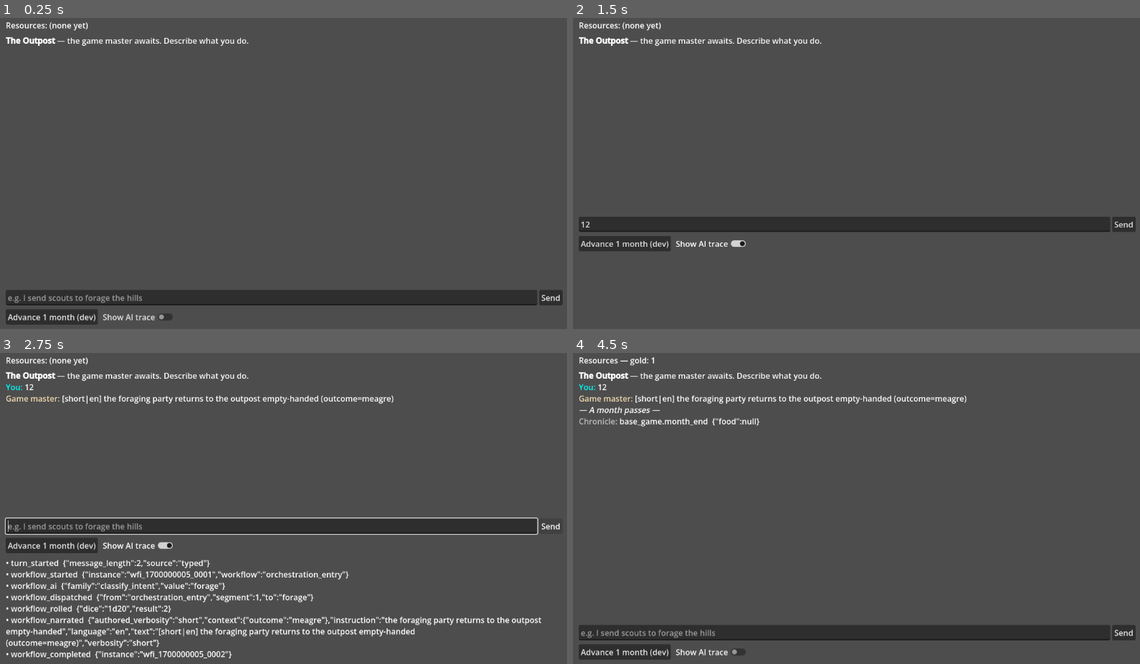
Above: before the commit, frames 1-4 (two rows, left to right).
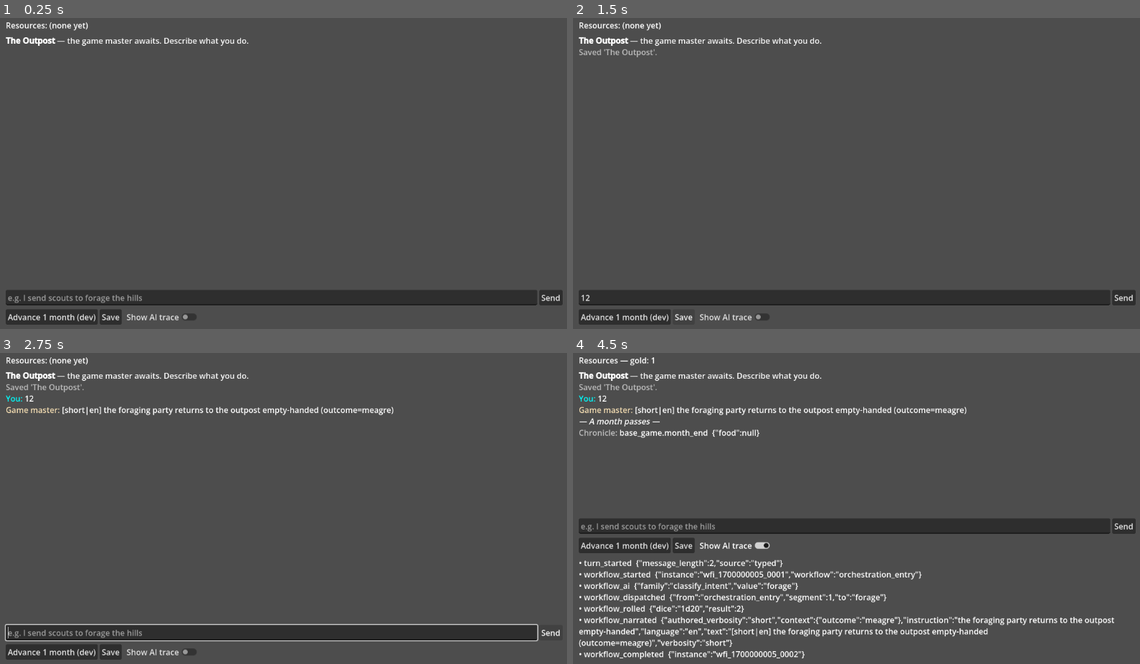
Above: after the commit, the same moments.

Repository: ThiagoVSouza/TheOutpostGodot
Game: Godot game, scene res://core/bootstrap/boot.tscn
Same seed, same stepped clock (60 frames per second), same inputs: the game is played once before the commit and once after it.
Inputs (mouse positions are in pixels of both pictures, inside the frame that each line leads up to):
- Up to frame 1 (0.25 s): no input
- Up to frame 2 (1.5 s): click (845, 297) at 0.52 s; type "12" at 0.6 s; click (686, 316) at 1.25 s, where only the run after the commit has a clickable "Save"
- Up to frame 3 (2.75 s): click "Send" at 2 s
- Up to frame 4 (4.5 s): click "Send" at 2.75 s; click "Advance 1 month (dev)" at 3.5 s; click "Show AI trace" at 4.25 s

The runs differ from the first frame. In frame 1, 0.3% of the frame differs, in the area x 17-35%, y 93-99%; in frame 2, 11%; in frame 3, 17%, in the area x 0-99%, y 9-99%; in frame 4, 17%.

Commit message:
Open the game into the world you left (M4/B4a)
GameSession owns which slot the player is in and when it gets written;
SaveManager stays the mechanism. The boot flow resumes the newest slot before
the first screen renders, so the game opens showing the player's settlement
rather than flickering into it.

The autosave policy follows from one fact: on Android the OS can kill a
backgrounded app without warning and never asks first. The save taken when we
are told we are leaving the foreground is therefore the only genuinely
guaranteed one, so the kernel handles APPLICATION_PAUSED, WM_CLOSE_REQUEST and
WM_GO_BACK_REQUEST. The turn-boundary autosave merely limits how much a hard
kill costs, and is coalesced to 20 seconds; lifecycle saves ignore the
interval entirely, because there may be no next chance.

Resume lives in the boot flow rather than GameKernel.boot(): booting stays
pure wiring so tests get a clean world, and when to resume is a product
decision belonging to whatever owns the first screen.

Two behaviours chosen so the save system cannot cost the player anything. A
new session writes nothing until the first save, so opening the game and
closing it again never leaves a stray empty settlement in the load menu. And
a newest save that lists but will not load leaves the session detached — if
it adopted the slot, the next autosave would overwrite a file the player may
still want.

Dirty tracking hangs off command_applied, the authoritative "the world
changed" signal, since the brief mandates every mutation goes through the
command bus.

Two things this cost, both worth remembering. The kernel owns the event
subscriptions rather than the session doing it itself: GameSession is
RefCounted and reaches the bus through the kernel, so a handler capturing it
forms the session -> kernel -> events -> handler -> session cycle the T1 notes
warn about. And the autosave interval compared against an initial zero, so in
a short-lived process Time.get_ticks_msec() never exceeded it and the first
autosave — the one that matters most — was silently skipped.

231 tests green. Verified in the real app across two processes: one plays a
turn, advances the clock and takes the lifecycle save; the other relaunches
into the same settlement. The real boot.tscn logs Continued 'Ironhold' and
shows the chat screen.

Co-Authored-By: Claude Opus 4.8 <noreply@anthropic.com>

Diff:
--- a/core/bootstrap/boot.gd
+++ b/core/bootstrap/boot.gd
@@ -7,6 +7,14 @@
 ## gameplay logic — it is the seam between "kernel is ready" and "show the first screen".
 
 func _ready() -> void:
+	# Resume the player's settlement before the first screen renders, so it opens showing the
+	# world they left rather than an empty one that flickers into the loaded state. This lives
+	# here, not in `GameKernel.boot()`: booting is pure wiring, and *when* to resume is a
+	# product decision belonging to the flow that owns the first screen.
+	var resumed: Dictionary = Kernel.session.continue_or_start()
+	if bool(resumed["continued"]):
+		Kernel.log.info("Boot", "Continued '%s'" % Kernel.session.slot_name)
+
 	var start_id := Kernel.screens.start_screen_id()
 	if start_id.is_empty():
 		Kernel.log.warn("Boot", "No start screen was registered by any module")
--- a/core/kernel.gd
+++ b/core/kernel.gd
@@ -27,6 +27,9 @@
 var clock: GameClock
 var scheduler: Scheduler
 var saves: SaveManager
+## Which slot the player is in and when it gets written (M4/B4a). The boot flow starts it;
+## the kernel only drives the OS lifecycle saves (see [method _notification]).
+var session: GameSession
 
 # --- workflow DSL kernel (M3a: A2 validation layer + A3 runtime) ---
 var globals: GlobalStore
@@ -114,6 +117,21 @@
 	clock = GameClock.new(events)
 	scheduler = Scheduler.new(events, self)
 	saves = SaveManager.new()
+	# Constructed, but deliberately does not load anything here: boot() must stay a pure
+	# wiring step so tests get a clean world, and *when* to resume is the boot flow's call.
+	session = GameSession.new(self)
+	# The kernel owns these subscriptions rather than the session doing it itself: the session
+	# is RefCounted and reaches the bus through the kernel, so a handler capturing it would form
+	# the leaking cycle the T1 notes warn about. This node's lifetime is explicit.
+	#
+	# `command_applied` is the authoritative "the world changed" signal — the brief mandates
+	# every state mutation goes through the command bus, so listening anywhere else would be
+	# listening to a subset. `day_passed` covers the other axis: time moving is a change even
+	# when no command ran. A completed turn is the natural autosave point — the world is
+	# consistent, the player is reading the reply, and nothing is mid-flight.
+	events.subscribe("command_applied", _on_world_changed)
+	events.subscribe("day_passed", _on_world_changed)
+	events.subscribe(AiInputRouter.EVENT_TURN_COMPLETED, _on_turn_completed_autosave)
 
 	# 8. AI orchestrator ties the above together (needs tools, command_registry, ai,
 	#    commands, workflows, scheduler, events).
@@ -135,9 +153,38 @@
 	return _booted
 
 
+func _on_world_changed(_payload: Dictionary) -> void:
+	if session != null:
+		session.mark_dirty()
+
+
+func _on_turn_completed_autosave(_payload: Dictionary) -> void:
+	if session != null:
+		session.autosave()
+
+
 func _exit_tree() -> void:
 	if is_instance_valid(llama_server_manager):
 		llama_server_manager.shutdown()
+
+
+## The last moments we are guaranteed to run code (M4/B4a). On Android the OS can kill a
+## backgrounded app without warning and never asks first, so the save taken when we are *told*
+## we are leaving the foreground is the only one that is genuinely guaranteed — the per-turn
+## autosave merely limits how much a hard kill can cost.
+##
+## `APPLICATION_PAUSED` is the Android/iOS background signal; `WM_CLOSE_REQUEST` is the desktop
+## window close; `WM_GO_BACK_REQUEST` is the Android back button, which can end the app.
+func _notification(what: int) -> void:
+	if session == null:
+		return
+	match what:
+		NOTIFICATION_APPLICATION_PAUSED:
+			session.save_on_lifecycle_event("app_paused")
+		NOTIFICATION_WM_CLOSE_REQUEST:
+			session.save_on_lifecycle_event("app_closing")
+		NOTIFICATION_WM_GO_BACK_REQUEST:
+			session.save_on_lifecycle_event("app_back")
 
 
 func _create_ai_backend() -> AiBackend:
--- /dev/null
+++ b/core/save/game_session.gd
@@ -0,0 +1,152 @@
+class_name GameSession
+extends RefCounted
+
+## Which slot the player is currently in, and when it gets written (M4/B4a).
+##
+## [SaveManager] knows *how* to read and write a slot; this knows *which one* and *when* — the
+## policy half, deliberately separate so the mechanism stays testable without a running session.
+##
+## The autosave policy is built around one fact: **on Android the OS can kill a backgrounded
+## app without warning, and it never asks first.** So the only write that is genuinely
+## guaranteed is the one made when the app is *told* it is going to the background. Everything
+## else — the per-turn autosave — is an optimization that limits how much a hard kill can cost.
+##
+## Turn-boundary autosaves are coalesced by [constant AUTOSAVE_INTERVAL] so a fast player does
+## not write a file every second; a lifecycle save always writes immediately and ignores it.
+
+## Minimum seconds between turn-boundary autosaves. Lifecycle saves bypass this entirely.
+const AUTOSAVE_INTERVAL: float = 20.0
+
+const DEFAULT_SLOT_NAME := "The Outpost"
+
+## Emitted after a load, a new game, or any successful save, so UI can reflect the slot.
+signal session_changed(slot_id: String, slot_name: String)
+
+var slot_id: String = ""
+var slot_name: String = DEFAULT_SLOT_NAME
+
+## When false, only explicit [method save] calls write. Defaults to off under the test runner
+## so an automated run never writes into the player's real save directory — the same guard the
+## trace writer uses (A1). A *default*, not a hard gate: tests of this machinery point at a
+## scratch directory and set it back on.
+var autosave_enabled: bool = OS.get_environment("OUTPOST_TEST_RUN") != "1"
+
+var _kernel: GameKernel
+## -1 means "not saved yet this session". A plain 0 would compare against a process that has
+## only been alive a few seconds and wrongly conclude the interval had not elapsed — so the
+## very first autosave of a short session would be skipped, which is the one that matters most.
+var _last_autosave_msec: int = -1
+var _dirty: bool = false
+
+
+## Note on wiring: this does **not** subscribe itself to the event bus. A [RefCounted] that
+## reaches the bus through the kernel and then hands the bus a handler capturing itself is the
+## `session → kernel → events → handler → session` cycle the T1 notes warn about, and it leaks.
+## [GameKernel] — a Node, with an explicit lifetime — owns the subscriptions and calls in here.
+func _init(kernel: GameKernel) -> void:
+	_kernel = kernel
+
+
+## True once this session is attached to a slot on disk.
+func has_slot() -> bool:
+	return not slot_id.is_empty()
+
+
+# --- starting a session ------------------------------------------------------------------
+
+## Resume the most recently saved slot, or start a fresh session if there is none.
+## Returns `{ok, continued, slot_id, error}` — `continued` distinguishes "loaded a save" from
+## "there was nothing to load", which is not an error and callers usually render differently.
+func continue_or_start() -> Dictionary:
+	var available: Array = _kernel.saves.slots()
+	if available.is_empty():
+		start_new()
+		return {"ok": true, "continued": false, "slot_id": slot_id, "error": ""}
+
+	var newest: Dictionary = available[0]  # slots() is newest first
+	var loaded := load_slot(String(newest["id"]))
+	if not bool(loaded["ok"]):
+		# A corrupt or unreadable newest save must not wedge the player out of their game.
+		# Starting fresh here would *overwrite* it on the next autosave, so the session stays
+		# detached from any slot: the game is playable and the bad file is left alone for the
+		# player (or a support conversation) to deal with.
+		_kernel.log.warn("GameSession", "Could not continue slot '%s' (%s); starting detached"
+			% [newest["id"], loaded["error"]])
+		slot_id = ""
+		slot_name = String(newest.get("name", DEFAULT_SLOT_NAME))
+		return {"ok": false, "continued": false, "slot_id": "", "error": String(loaded["error"])}
+	return {"ok": true, "continued": true, "slot_id": slot_id, "error": ""}
+
+
+## Begin a new session. Does not write anything: a slot is created on the first save, so
+## opening the game and closing it again never leaves a stray empty settlement behind.
+func start_new(name: String = DEFAULT_SLOT_NAME) -> void:
+	slot_id = ""
+	slot_name = name
+	_dirty = false
+	session_changed.emit(slot_id, slot_name)
+
+
+func load_slot(id: String) -> Dictionary:
+	var loaded: Dictionary = _kernel.saves.load_slot(_kernel, id)
+	if not bool(loaded["ok"]):
+		return loaded
+	slot_id = id
+	var meta: Dictionary = (loaded["data"] as Dictionary).get("slot", {}) as Dictionary
+	slot_name = String(meta.get("name", DEFAULT_SLOT_NAME))
+	_dirty = false
+	_last_autosave_msec = Time.get_ticks_msec()
+	session_changed.emit(slot_id, slot_name)
+	return loaded
+
+
+# --- writing -----------------------------------------------------------------------------
+
+## Write the session now, creating its slot on first save. [param reason] is recorded in the
+## log so a trace of when saves happened is readable after the fact.
+func save(reason: String = "manual") -> Dictionary:
+	var result: Dictionary
+	if has_slot():
+		result = _kernel.saves.save_slot(_kernel, slot_id, slot_name)
+	else:
+		result = _kernel.saves.save_new(_kernel, slot_name)
+	if not bool(result["ok"]):
+		_kernel.log.error("GameSession", "Save failed (%s): %s" % [reason, result["error"]])
+		return result
+	slot_id = String(result["slot_id"])
+	_dirty = false
+	_last_autosave_msec = Time.get_ticks_msec()
+	_kernel.log.info("GameSession", "Saved '%s' (%s)" % [slot_name, reason])
+	session_changed.emit(slot_id, slot_name)
+	return result
+
+
+## Mark that something happened worth persisting. Cheap and safe to call often — the decision
+## about whether to actually write belongs to [method autosave].
+func mark_dirty() -> void:
+	_dirty = true
+
+
+## A turn-boundary autosave: writes only if something changed and the interval has elapsed.
+## Returns true if it wrote.
+func autosave() -> bool:
+	if not _autosave_allowed() or not _dirty:
+		return false
+	if _last_autosave_msec >= 0 \
+			and Time.get_ticks_msec() - _last_autosave_msec < int(AUTOSAVE_INTERVAL * 1000.0):
+		return false
+	return bool(save("autosave")["ok"])
+
+
+## The save that actually matters. Called when the OS tells us the app is leaving the
+## foreground, or is closing — the last moment we are guaranteed to run code. Ignores the
+## interval and writes whenever there is anything to write, because there may be no next
+## chance: Android kills backgrounded apps without asking.
+func save_on_lifecycle_event(reason: String) -> bool:
+	if not _autosave_allowed() or not _dirty:
+		return false
+	return bool(save(reason)["ok"])
+
+
+func _autosave_allowed() -> bool:
+	return autosave_enabled
--- a/modules/base_game/screens/chat_screen.gd
+++ b/modules/base_game/screens/chat_screen.gd
@@ -29,7 +29,12 @@
 	Kernel.events.subscribe("workflow_emit", _on_workflow_emit)
 	# T5: reflect AI outage/recovery state as system messages + the Retry control.
 	Kernel.events.subscribe(AiAvailability.EVENT_NAME, _on_ai_availability_changed)
-	_append("[b]The Outpost[/b] — the game master awaits. Describe what you do.")
+	# Boot has already resumed the session by now, so say which settlement this is — opening
+	# into a loaded world with no acknowledgement reads as if nothing was saved.
+	if Kernel.session.has_slot():
+		_append("[b]%s[/b] — day %d. Welcome back." % [Kernel.session.slot_name, Kernel.clock.total_days])
+	else:
+		_append("[b]The Outpost[/b] — the game master awaits. Describe what you do.")
 	_refresh_resources()
 
 
@@ -78,6 +83,10 @@
 	advance.text = "Advance 1 month (dev)"
 	advance.pressed.connect(_on_advance_month)
 	dev_row.add_child(advance)
+	var save_button := Button.new()
+	save_button.text = "Save"
+	save_button.pressed.connect(_on_save)
+	dev_row.add_child(save_button)
 	var trace_toggle := CheckButton.new()
 	trace_toggle.text = "Show AI trace"
 	trace_toggle.toggled.connect(func(on: bool) -> void: _trace_label.visible = on)
@@ -131,6 +140,14 @@
 		_input.grab_focus()
 
 
+func _on_save() -> void:
+	var result: Dictionary = Kernel.session.save("manual")
+	if bool(result["ok"]):
+		_append("[color=gray]Saved '%s'.[/color]" % Kernel.session.slot_name)
+	else:
+		_append("[color=orange]System:[/color] Could not save (%s)." % result["error"])
+
+
 func _on_advance_month() -> void:
 	_append("[i]— A month passes —[/i]")
 	Kernel.clock.advance(GameClock.DAYS_PER_MONTH)
--- /dev/null
+++ b/tests/integration/test_game_session.gd
@@ -0,0 +1,212 @@
+extends GutTest
+
+## Which slot the player is in and when it gets written (M4/B4a). `SaveManager` is the
+## mechanism; this is the policy — resume-or-start, dirty tracking, the coalesced turn-boundary
+## autosave, and the lifecycle save that is the only one Android actually guarantees us.
+
+const SCRATCH_DIR := "user://test_session"
+
+
+func after_each() -> void:
+	if not DirAccess.dir_exists_absolute(SCRATCH_DIR):
+		return
+	var dir := DirAccess.open(SCRATCH_DIR)
+	if dir == null:
+		return
+	for file in dir.get_files():
+		DirAccess.remove_absolute("%s/%s" % [SCRATCH_DIR, file])
+	DirAccess.remove_absolute(SCRATCH_DIR)
+
+
+func _kernel() -> GameKernel:
+	var kernel := GameKernel.new()
+	add_child_autofree(kernel)
+	kernel.saves = SaveManager.new(SCRATCH_DIR)
+	# The suite runs with OUTPOST_TEST_RUN=1, which switches automatic writes off so a test run
+	# never touches the player's real saves. These tests are *about* that machinery, so they opt
+	# back in against a scratch directory.
+	kernel.session.autosave_enabled = true
+	return kernel
+
+
+func _food(kernel: GameKernel) -> int:
+	return int((kernel.state.get_value("resources", {}) as Dictionary).get("food", 0))
+
+
+func _grant(kernel: GameKernel, amount: int) -> void:
+	kernel.commands.execute(GrantResourceCommand.new("food", amount))
+
+
+# --- starting a session ------------------------------------------------------------------
+
+func test_a_first_run_starts_fresh_without_writing_anything() -> void:
+	var kernel := _kernel()
+
+	var started: Dictionary = kernel.session.continue_or_start()
+
+	assert_true(bool(started["ok"]))
+	assert_false(bool(started["continued"]), "there was nothing to continue")
+	assert_false(kernel.session.has_slot(), "a slot is created on the first save, not on boot")
+	assert_eq(kernel.saves.slots().size(), 0,
+		"opening the game and closing it leaves no stray empty settlement")
+
+
+func test_a_second_run_continues_the_newest_slot() -> void:
+	var first := _kernel()
+	first.session.start_new("Ironhold")
+	_grant(first, 6)
+	first.clock.advance(4)
+	first.session.save("test")
+
+	var second := _kernel()
+	var resumed: Dictionary = second.session.continue_or_start()
+
+	assert_true(bool(resumed["continued"]), "the settlement is resumed")
+	assert_eq(second.session.slot_name, "Ironhold", "including its name")
+	assert_eq(_food(second), 6)
+	assert_eq(second.clock.total_days, 4)
+
+
+func test_an_unlistable_save_is_skipped_and_the_player_still_gets_a_game() -> void:
+	var kernel := _kernel()
+	_write_raw("slot_broken", {"version": SaveManager.SAVE_VERSION + 9, "slot": {"name": "Doomed"}})
+
+	var resumed: Dictionary = kernel.session.continue_or_start()
+
+	# A save this build cannot even read never reaches the load menu, so continuing simply finds
+	# nothing to continue. That is not an error — and because the session stays unattached, the
+	# next save creates a *new* slot instead of overwriting the file nobody could read.
+	assert_true(bool(resumed["ok"]))
+	assert_false(bool(resumed["continued"]))
+	assert_false(kernel.session.has_slot())
+	kernel.session.save("manual")
+	assert_true(FileAccess.file_exists("%s/slot_broken.json" % SCRATCH_DIR), "the bad file is untouched")
+
+
+func test_a_save_that_lists_but_cannot_load_leaves_the_session_detached() -> void:
+	var kernel := _kernel()
+	# Readable envelope, so it lists — but base_game's data was written by a newer build, which
+	# B3 refuses. This is the realistic version of "the newest save will not load".
+	_write_raw("slot_future", {
+		"version": SaveManager.SAVE_VERSION,
+		"slot": {"id": "slot_future", "name": "Doomed", "saved_at": 9, "total_days": 2},
+		"modules": {"base_game": {"version": "99.0.0", "data": {}}},
+	})
+
+	var resumed: Dictionary = kernel.session.continue_or_start()
+
+	assert_false(bool(resumed["ok"]))
+	assert_eq(String(resumed["error"]), "module_from_newer_version")
+	# Attaching to the slot would overwrite it on the next autosave. Staying detached keeps the
+	# game playable and leaves the file for the player to deal with.
+	assert_false(kernel.session.has_slot(), "the session does not adopt a slot it could not read")
+	kernel.session.mark_dirty()
+	kernel.session.save_on_lifecycle_event("app_paused")
+	var still_doomed: Dictionary = JSON.parse_string(
+		FileAccess.get_file_as_string("%s/slot_future.json" % SCRATCH_DIR)) as Dictionary
+	assert_eq(String((still_doomed["slot"] as Dictionary)["name"]), "Doomed", "nothing overwrote it")
+
+
+func _write_raw(slot_id: String, data: Dictionary) -> void:
+	DirAccess.make_dir_recursive_absolute(SCRATCH_DIR)
+	var f := FileAccess.open("%s/%s.json" % [SCRATCH_DIR, slot_id], FileAccess.WRITE)
+	f.store_string(JSON.stringify(data))
+	f.close()
+
+
+# --- writing ------------------------------------------------------------------------------
+
+func test_the_first_save_creates_the_slot_and_later_saves_reuse_it() -> void:
+	var kernel := _kernel()
+	kernel.session.start_new("Ironhold")
+
+	_grant(kernel, 1)
+	kernel.session.save("test")
+	var created := kernel.session.slot_id
+	_grant(kernel, 1)
+	kernel.session.save("test")
+
+	assert_false(created.is_empty())
+	assert_eq(kernel.session.slot_id, created, "the session stays in its slot")
+	assert_eq(kernel.saves.slots().size(), 1, "saving twice does not make two settlements")
+
+
+func test_applying_a_command_marks_the_session_dirty() -> void:
+	var kernel := _kernel()
+	kernel.session.start_new("Ironhold")
+
+	# Nothing has happened yet, so a lifecycle save has nothing to write.
+	assert_false(kernel.session.save_on_lifecycle_event("app_paused"), "clean session writes nothing")
+
+	# `command_applied` is the authoritative "the world changed" signal — every state mutation
+	# goes through the command bus by design.
+	_grant(kernel, 3)
+	assert_true(kernel.session.save_on_lifecycle_event("app_paused"), "a changed world is written")
+
+
+func test_time_passing_also_marks_the_session_dirty() -> void:
+	var kernel := _kernel()
+	kernel.session.start_new("Ironhold")
+
+	kernel.clock.advance(1)
+
+	assert_true(kernel.session.save_on_lifecycle_event("app_paused"),
+		"time moving is a change even when no command ran")
+
+
+func test_a_lifecycle_save_ignores_the_autosave_interval() -> void:
+	var kernel := _kernel()
+	kernel.session.start_new("Ironhold")
+	_grant(kernel, 1)
+	kernel.session.save("test")  # resets the interval clock
+
+	_grant(kernel, 1)
+	# Android kills backgrounded apps without asking, so this is the only write we are ever
+	# guaranteed. Coalescing it away would be losing the turn for the sake of a file write.
+	assert_true(kernel.session.save_on_lifecycle_event("app_paused"))
+
+
+func test_turn_boundary_autosaves_are_coalesced() -> void:
+	var kernel := _kernel()
+	kernel.session.start_new("Ironhold")
+	_grant(kernel, 1)
+
+	assert_true(kernel.session.autosave(), "the first autosave writes")
+	_grant(kernel, 1)
+	assert_false(kernel.session.autosave(), "a fast player does not write a file every second")
+
+
+func test_autosave_does_nothing_when_nothing_changed() -> void:
+	var kernel := _kernel()
+	kernel.session.start_new("Ironhold")
+
+	assert_false(kernel.session.autosave(), "an unchanged world is not rewritten")
+	assert_eq(kernel.saves.slots().size(), 0)
+
+
+func test_automated_runs_never_write_to_the_real_save_directory() -> void:
+	var kernel := _kernel()
+	kernel.session.autosave_enabled = false  # stands in for OUTPOST_TEST_RUN
+	kernel.session.start_new("Ironhold")
+	_grant(kernel, 1)
+
+	assert_false(kernel.session.autosave(), "no automatic write")
+	assert_false(kernel.session.save_on_lifecycle_event("app_paused"), "not even on lifecycle")
+	assert_true(bool(kernel.session.save("manual")["ok"]),
+		"an explicit save still works — the guard is on automatic writes only")
+
+
+func test_a_full_put_it_down_and_pick_it_up_cycle() -> void:
+	# The milestone's goal in one test: play, get backgrounded, come back to the same world.
+	var playing := _kernel()
+	playing.session.start_new("Ironhold")
+	_grant(playing, 12)
+	playing.clock.advance(9)
+	assert_true(playing.session.save_on_lifecycle_event("app_paused"), "the OS warned us")
+
+	var relaunched := _kernel()
+	relaunched.session.continue_or_start()
+
+	assert_eq(_food(relaunched), 12)
+	assert_eq(relaunched.clock.total_days, 9)
+	assert_eq(relaunched.session.slot_name, "Ironhold")
Not shown, added: core/save/game_session.gd.uid
Not shown, added: tests/integration/test_game_session.gd.uid
Not shown, changed: docs/handover_next_steps.md
Not shown, changed: docs/plan.md
